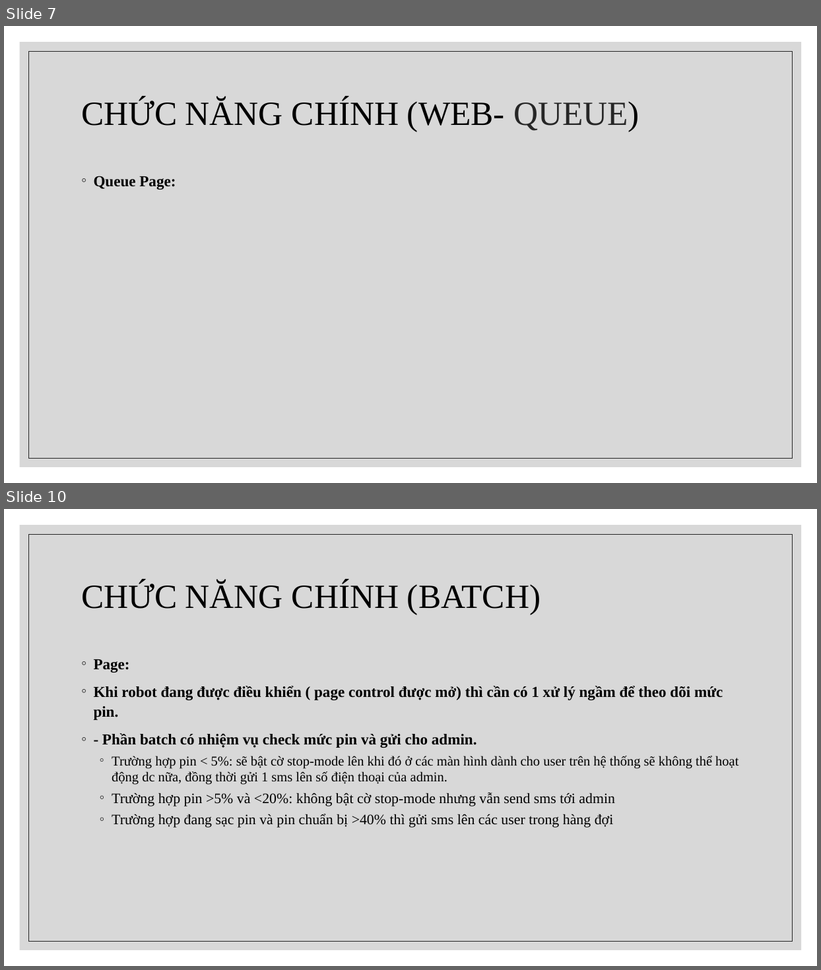
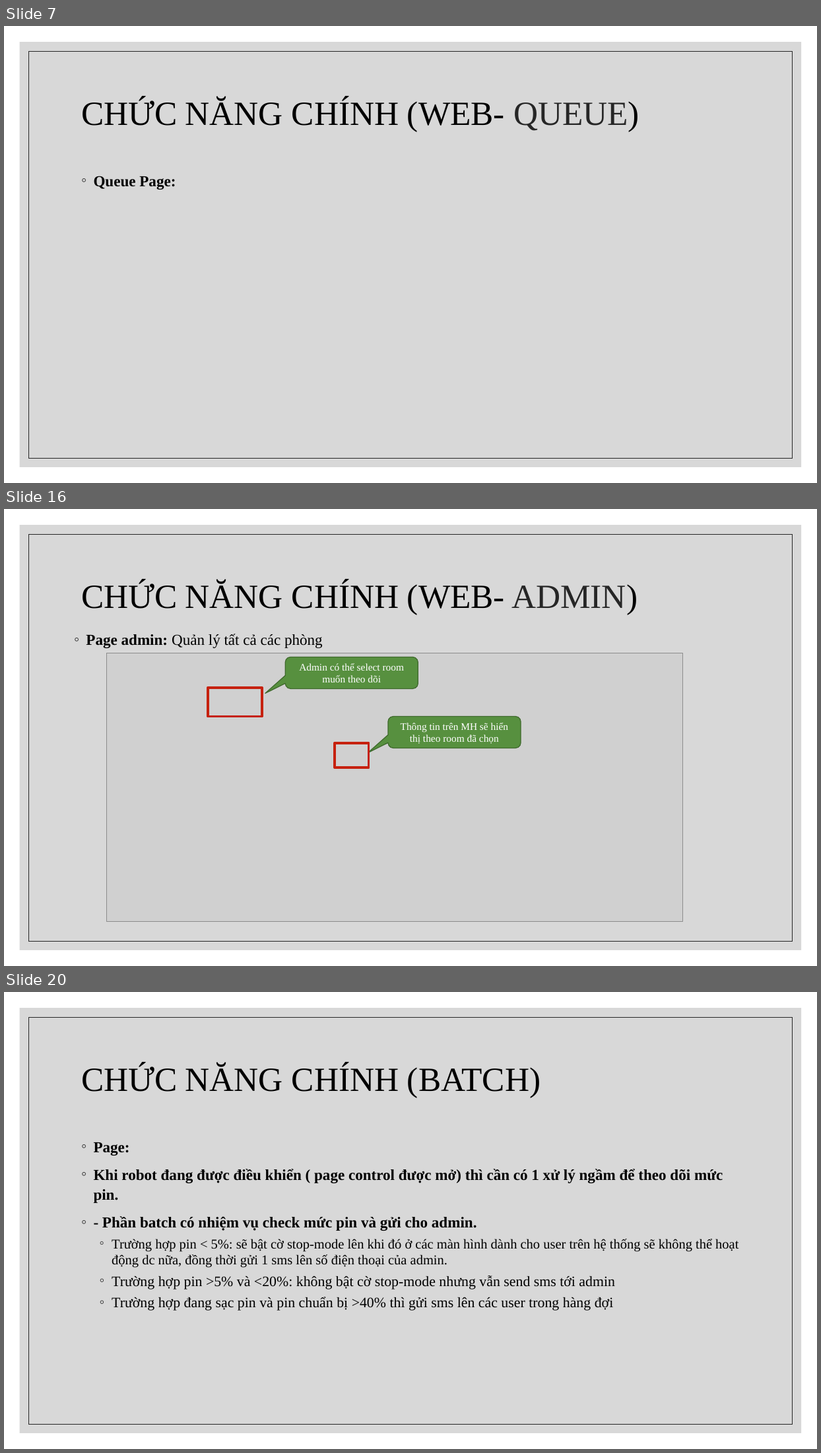
Before and after one commit to chet7h/restart_computer, a slide deck: Restart Computer.pptx. Shown one above the other, each under a label of ours: slides 7 and 10 before the commit, slides 7, 16 and 20 after it; the slides between them are not shown. The pictures are 821x970 and 821x1453 pixels, drawn with LibreOffice and Linux fonts; fonts in the diff are those of the drawing; grey boxes stand for pictures. Boxes give left, top, right and bottom in pixels: in the first picture for what was removed or moved away, otherwise in the second. Text is boxed around its words. In the diff, an @@ line names an element or a change of style, - is before the commit and + after.

```diff
--- a/Restart Computer.pptx
+++ b/Restart Computer.pptx
@@ slide 16 added at bbox=[4, 509, 817, 966], background #FFFFFF; not listed: 2 template elements that a slide beside it also shows @@
@@ title added at bbox=[81, 582, 638, 615], 40 pt, text #000000 @@
+CHỨC NĂNG CHÍNH (WEB- ADMIN)
@@ text added at bbox=[86, 634, 323, 648], 18 pt, text #000000 @@
+◦ Page admin: Quản lý tất cả các phòng
@@ picture added at bbox=[106, 653, 683, 922] @@
@@ rounded speech box added at bbox=[285, 657, 418, 689], fill #57903F, outline #406B2F 1 pt, 12 pt, text #FFFFFF @@
+Admin có thể select room muốn theo dõi
@@ rectangle added at bbox=[208, 688, 262, 716], outline #C6210E 3 pt @@
@@ rounded speech box added at bbox=[388, 716, 521, 748], fill #57903F, outline #406B2F 1 pt, 12 pt, text #FFFFFF @@
+Thông tin trên MH sẽ hiển thị theo room đã chọn
@@ rectangle added at bbox=[335, 743, 369, 768], outline #C6210E 3 pt @@
@@ what was slide 10 is now slide 20 @@
```
Also in this commit, not shown: 2 slides changed, 9 other slides added.
